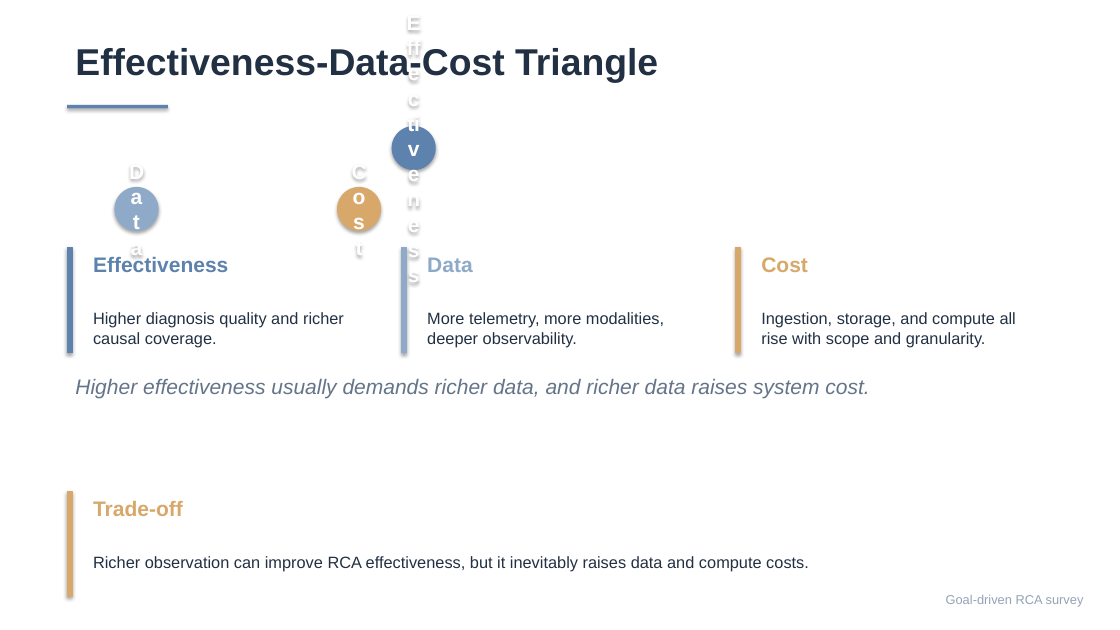
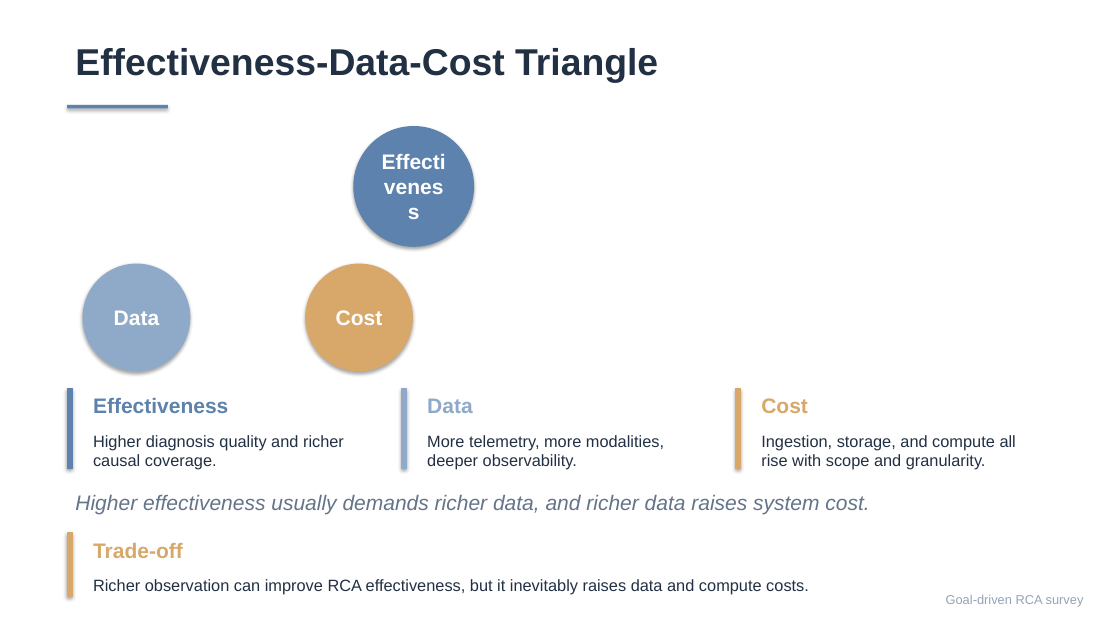
Before and after one commit to Lincyaw/paperops, a slide deck: slide 7 of examples/self-intro/diagnostic_world_model.pptx. Drawn at 1120x630 pixels with LibreOffice and Linux fonts; fonts in the diff are those of the drawing. Boxes give left, top, right and bottom in pixels: in the first picture for what was removed or moved away, otherwise in the second. Text is boxed around its words. In the diff, an @@ line names an element or a change of style, - is before the commit and + after.

Commit message:
Fix slide layout sizing and preview wrapping

```diff
--- a/examples/self-intro/diagnostic_world_model.pptx
+++ b/examples/self-intro/diagnostic_world_model.pptx
@@ ellipse "Effectiveness": place and size @@
-ellipse "Effectiveness" at [392,126,436,171]
+ellipse "Effectiveness" at [354,126,475,247]
@@ ellipse "Data": place and size @@
-ellipse "Data" at [114,187,159,232]
+ellipse "Data" at [82,264,190,371]
@@ ellipse "Cost": place and size @@
-ellipse "Cost" at [337,187,381,232]
+ellipse "Cost" at [305,264,413,371]
@@ rectangle: place and size @@
-rectangle at [67,248,72,353]
+rectangle at [67,388,72,469]
@@ text "Effectiveness": place and size @@
-text "Effectiveness" at [93,256,228,272]
+text "Effectiveness" at [93,398,228,413]
@@ rectangle: place and size @@
-rectangle at [402,248,407,353]
+rectangle at [402,388,407,469]
@@ text "Data": place and size @@
-text "Data" at [493,379,540,397]
+text "Data" at [427,398,472,413]
@@ rectangle: place and size @@
-rectangle at [736,248,741,353]
+rectangle at [736,388,741,469]
@@ text "Cost": place and size @@
-text "Cost" at [761,257,808,272]
+text "Cost" at [761,398,808,413]
@@ text "Higher diagnosis quality and richer ...": place and size @@
-text "Higher diagnosis quality and richer ..." at [93,312,344,348]
+text "Higher diagnosis quality and richer ..." at [93,435,344,470]
@@ text "More telemetry, more modalities, deeper ...": place and size @@
-text "More telemetry, more modalities, deeper ..." at [427,312,664,348]
+text "More telemetry, more modalities, deeper ..." at [427,435,664,470]
@@ text "Ingestion, storage, and compute all ...": place and size @@
-text "Ingestion, storage, and compute all ..." at [761,312,1016,348]
+text "Ingestion, storage, and compute all ..." at [761,435,1016,470]
@@ text "Higher effectiveness usually demands richer ...": place and size @@
-text "Higher effectiveness usually demands richer ..." at [75,379,869,399]
+text "Higher effectiveness usually demands richer ..." at [75,495,869,514]
@@ rectangle: place and size @@
-rectangle at [67,492,72,597]
+rectangle at [67,533,72,597]
@@ text "Trade-off": place and size @@
-text "Trade-off" at [93,501,183,516]
+text "Trade-off" at [93,543,183,558]
@@ text "Richer observation can improve RCA ...": place and size @@
-text "Richer observation can improve RCA ..." at [93,556,809,572]
+text "Richer observation can improve RCA ..." at [93,579,809,595]
```
Also in this commit, not shown: 19 other slides changed, 28 other files.
